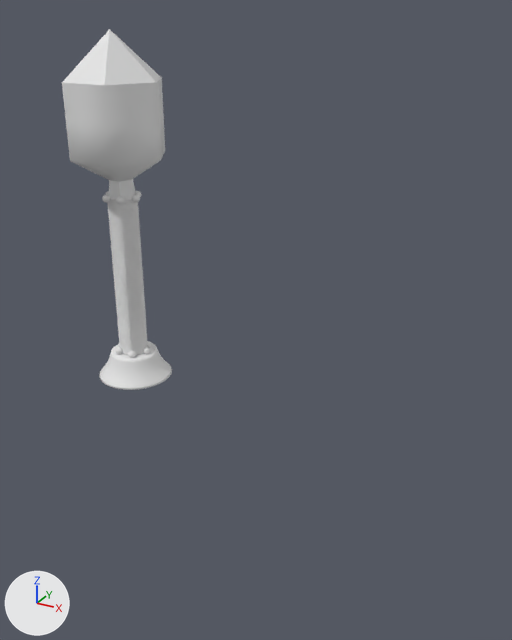
A saved change to the OBJ model model/virus/virus.obj.
Camera for both pictures: a camera (50 mm lens) standing at (61.0, -67.7, 70.7) and looking at (15.6, 14.8, 29.4). The axes (+X, +Y, +Z) are drawn at lower left. The lights are the same throughout. Materials are left out; every surface is plain grey. Where no turn or scale is listed for an object, it has been applied to the vertices.

The scene before the commit, as lines of its bpy script (objects in view):
```python
me_virus = bpy.data.meshes.new('virus')
me_virus.from_pydata(...)  # 8994 vertices, 9351 faces; spans x -14.4..0.3, y 8.1..20.8, z 13.2..68.1
# faces by material slot: [2772, 93, 6144, 342]
me_virus.materials.append(mat_wire_088144225)
me_virus.materials.append(mat_02___default)
me_virus.materials.append(mat_wire_177148027)
me_virus.materials.append(mat_01___default)
ob_virus = bpy.data.objects.new('virus', me_virus)
ob_virus.location = (0.0, 0.0, 0.0)
```
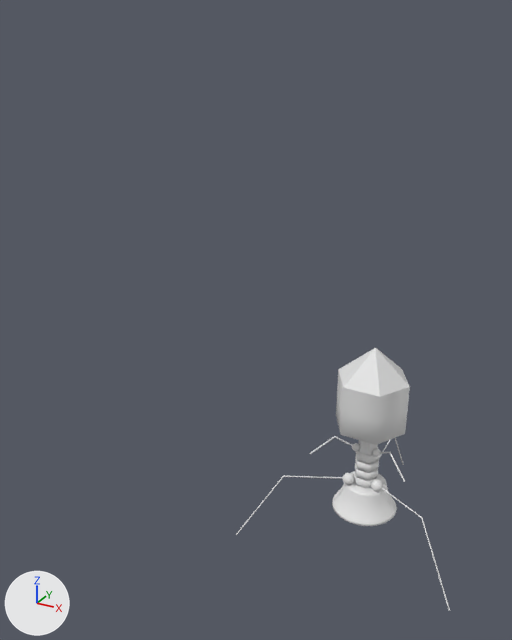
Boxes (x1, y1, x2, y2) around the edits, measured in the pictures (512 x 640 px; the box of a moved part takes in the faces that stretch with it):
'virus', reshaped (94% wider, 27% shorter)
    before: (62, 29, 172, 390)
    after: (236, 347, 450, 611)
part 1 of me_virus, moved or reshaped
    before: (123, 352, 143, 355)
    after: (356, 451, 380, 465)
part 2 of me_virus, moved or reshaped
    before: (122, 346, 147, 353)
    after: (355, 456, 379, 473)
part 3 of me_virus, moved or reshaped
    before: (121, 344, 147, 352)
    after: (355, 463, 378, 481)
part 4 of me_virus, moved or reshaped
    before: (120, 342, 147, 351)
    after: (354, 472, 377, 489)
part 5 of me_virus, added
    after: (343, 473, 354, 485)
part 6 of me_virus, added
    after: (371, 479, 383, 492)
part 7 of me_virus, moved or reshaped
    before: (143, 347, 150, 354)
    after: (373, 448, 381, 457)
part 8 of me_virus, moved or reshaped
    before: (128, 351, 136, 358)
    after: (352, 443, 360, 451)
part 9 of me_virus, added
    after: (332, 471, 397, 526)
part 10 of me_virus, added
    after: (336, 347, 410, 456)
part 11 of me_virus, added
    after: (379, 452, 405, 482)
part 12 of me_virus, added
    after: (310, 436, 353, 454)
part 13 of me_virus, added
    after: (380, 487, 450, 611)
part 14 of me_virus, added
    after: (380, 438, 404, 465)
part 15 of me_virus, added
    after: (236, 476, 343, 535)
part 16 of me_virus, deleted
    before: (62, 29, 172, 390)

The change, as a diff of the scene's bpy script:
```diff
--- a/model/virus/virus.obj.py
+++ b/model/virus/virus.obj.py
@@ me_virus @@
 # used by ob_virus; location = (0.0, 0.0, 0.0)
-me_virus.from_pydata(...)  # 8994 vertices, 9351 faces; spans x -14.4..0.3, y 8.1..20.8, z 13.2..68.1
+me_virus.from_pydata(...)  # 3678 vertices, 3849 faces; spans x 18.3..49.7, y 3.7..32.7, z -0.4..29.4
+# me_virus part 1: the loose piece of 36 vertices spanning x -9.4..-4.6, y 12.4..16.6, z 19.4..19.8 is scaled about its middle by (0.723, 0.723, 4.37), then moved by (40.9, 0.0, -7.0)
+# me_virus part 2: the loose piece of 36 vertices spanning x -9.4..-4.6, y 12.4..16.6, z 19.7..20.1 is scaled about its middle by (0.723, 0.723, 4.37), then moved by (40.9, 0.0, -8.7)
+# me_virus part 3: the loose piece of 36 vertices spanning x -9.4..-4.6, y 12.4..16.6, z 20.0..20.3 is scaled about its middle by (0.723, 0.723, 4.37), then moved by (40.9, 0.0, -10.4)
+# me_virus part 4: the loose piece of 36 vertices spanning x -9.4..-4.6, y 12.4..16.6, z 20.3..20.6 is scaled about its middle by (0.723, 0.723, 4.37), then moved by (40.9, 0.0, -12.1)
+# me_virus part 5: a new loose piece, a UV sphere (32 segments, 16 rings, poles along z) spanning x 31.0..32.7, y 12.2..13.8, z 7.7..9.3
+# me_virus part 6: a new loose piece, a UV sphere (32 segments, 16 rings, poles along z) spanning x 35.1..36.8, y 12.6..14.3, z 7.7..9.3
+# me_virus part 7: the loose piece of 482 vertices spanning x -5.1..-3.9, y 13.9..15.1, z 19.2..20.4 is moved by (40.0, -0.8, -6.0)
+# me_virus part 8: the loose piece of 482 vertices spanning x -6.3..-5.2, y 11.8..12.9, z 19.2..20.4 is moved by (38.2, 1.2, -6.0)
+# me_virus part 9: a new loose piece of 344 vertices spanning x 29.3..38.7, y 9.8..19.2, z 3.5..7.8
+# me_virus part 10: a new loose piece of 42 vertices spanning x 28.8..39.0, y 10.1..18.9, z 7.1..29.4
+# me_virus part 11: a new loose piece of 36 vertices spanning x 35.4..40.7, y 10.3..13.8, z 12.7..15.5
+# me_virus part 12: a new loose piece of 36 vertices spanning x 27.0..32.2, y 9.6..13.4, z 13.1..15.9
+# me_virus part 13: a new loose piece of 36 vertices spanning x 36.3..49.7, y 4.5..13.3, z -0.4..9.7
+# me_virus part 14: a new loose piece of 36 vertices spanning x 34.0..34.4, y 16.7..32.7, z -0.4..9.7
+# me_virus part 15: a new loose piece of 36 vertices spanning x 18.3..31.5, y 3.7..12.8, z -0.4..9.7
+# me_virus part 16: 85 loose pieces with 7404 vertices, spanning x -14.4..0.3, y 8.1..20.8, z 13.2..68.1, are deleted
```
